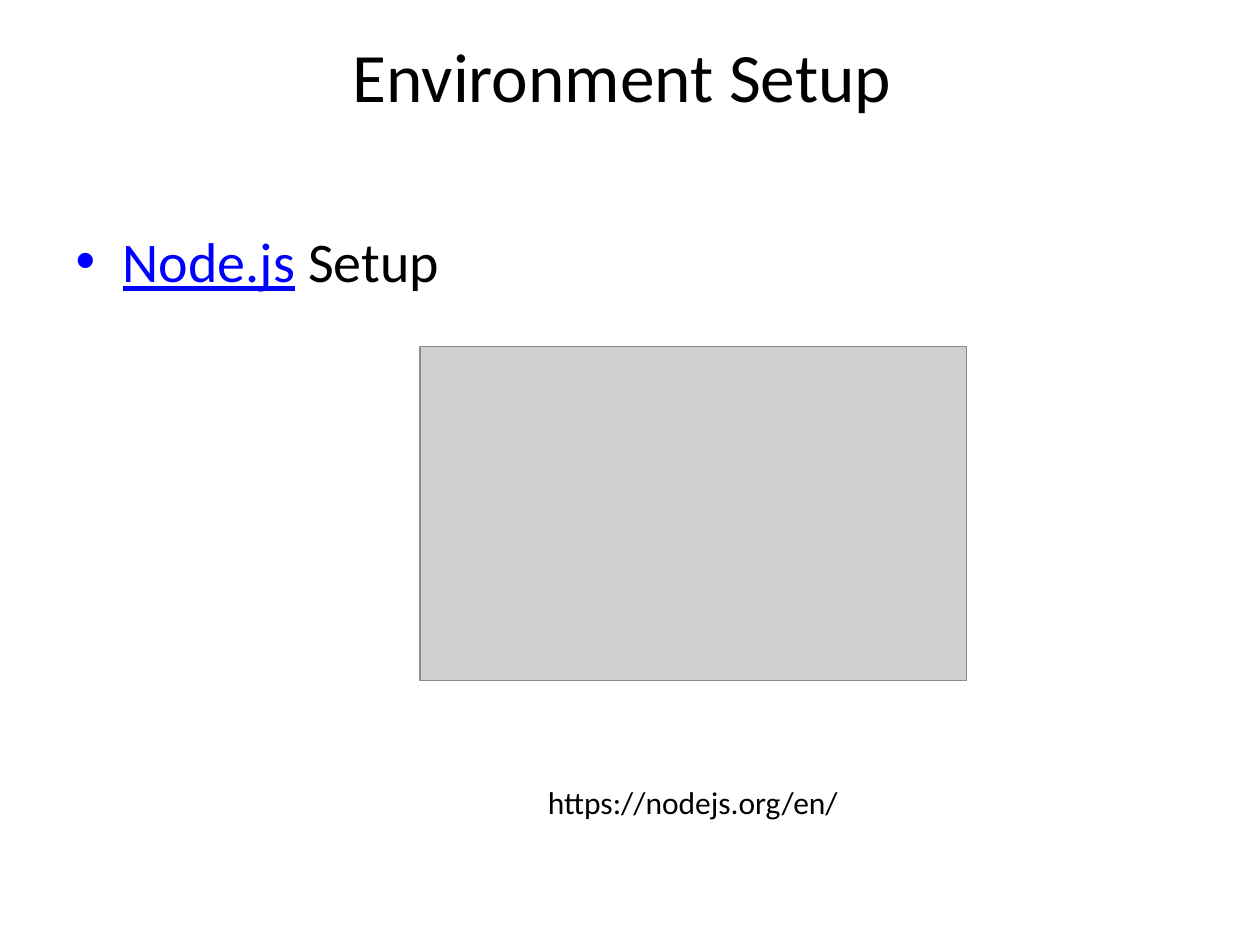
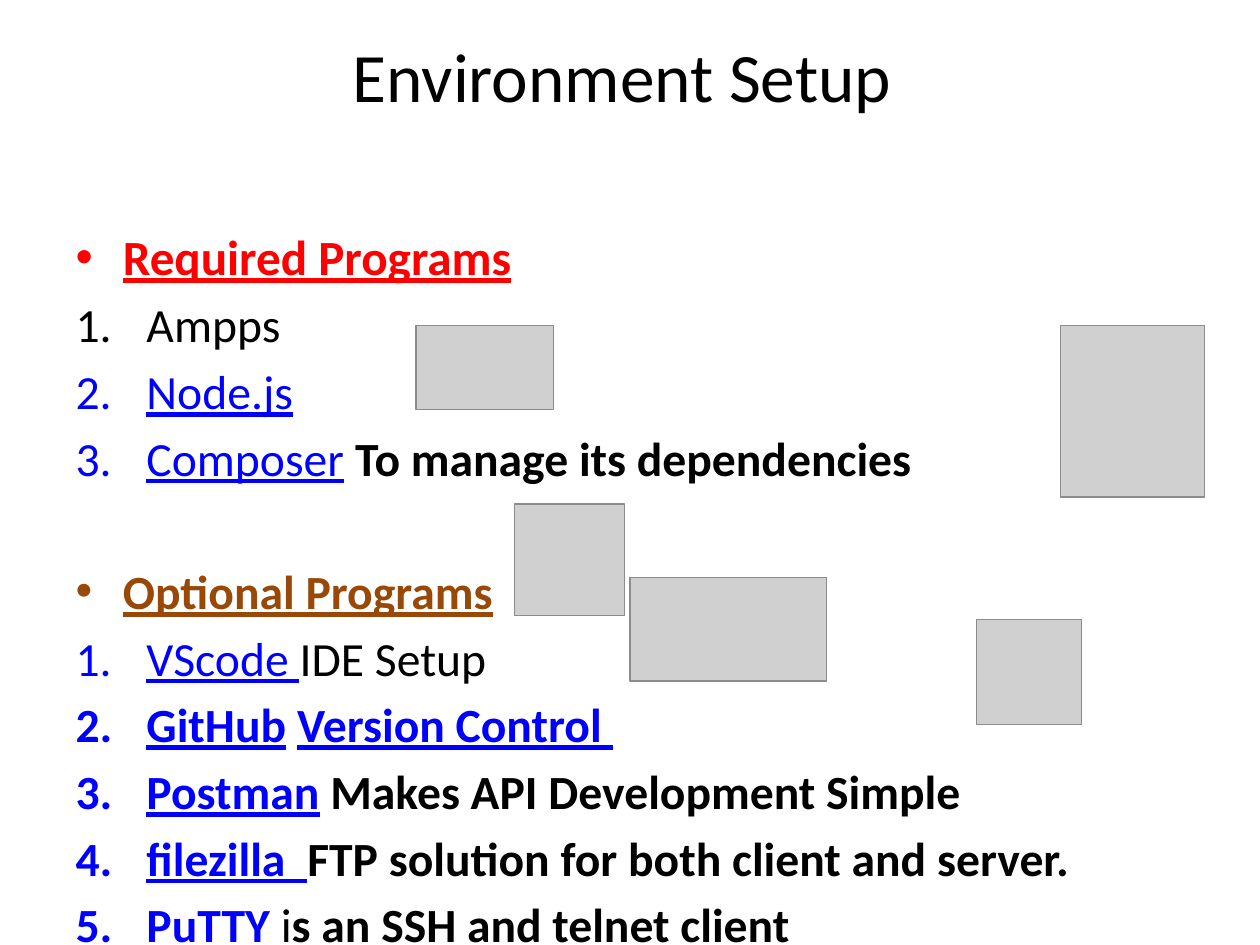
Before and after one commit to TarekSherif/LaravelCourse, a slide deck: slide 15 of PPT/Lec1/1-Laravel-tutorial.pptx (slide 16 before the commit). Drawn at 1260x945 pixels with LibreOffice and Linux fonts; fonts in the diff are those of the drawing; grey boxes stand for pictures. Boxes give left, top, right and bottom in pixels: in the first picture for what was removed or moved away, otherwise in the second. Text is boxed around its words. In the diff, an @@ line names an element or a change of style, - is before the commit and + after.

```diff
--- a/PPT/Lec1/1-Laravel-tutorial.pptx
+++ b/PPT/Lec1/1-Laravel-tutorial.pptx
@@ text at bbox=[123, 240, 1069, 943]: text changed; size 32 to 27.2 pt; text colour #0000FF to #000000; bold on @@
-• Node.js Setup
+• Required Programs
+1. Ampps
+2. Node.js
+3. Composer To manage its dependencies
+• Optional Programs
+1. VScode IDE Setup
+2. GitHub Version Control
+3. Postman Makes API Development Simple
+4. filezilla FTP solution for both client and server.
+5. PuTTY is an SSH and telnet client
@@ picture added at bbox=[416, 325, 553, 410] @@
@@ picture added at bbox=[1061, 325, 1206, 496] @@
@@ picture removed at bbox=[420, 346, 966, 680] @@
@@ picture added at bbox=[514, 504, 625, 616] @@
@@ picture added at bbox=[630, 577, 827, 680] @@
@@ picture added at bbox=[976, 620, 1081, 724] @@
@@ text removed at bbox=[548, 792, 838, 820] @@
-https://nodejs.org/en/
```
Also in this commit, not shown: 3 other slides changed, 1 slide added, 4 slides removed, 17 other files.
